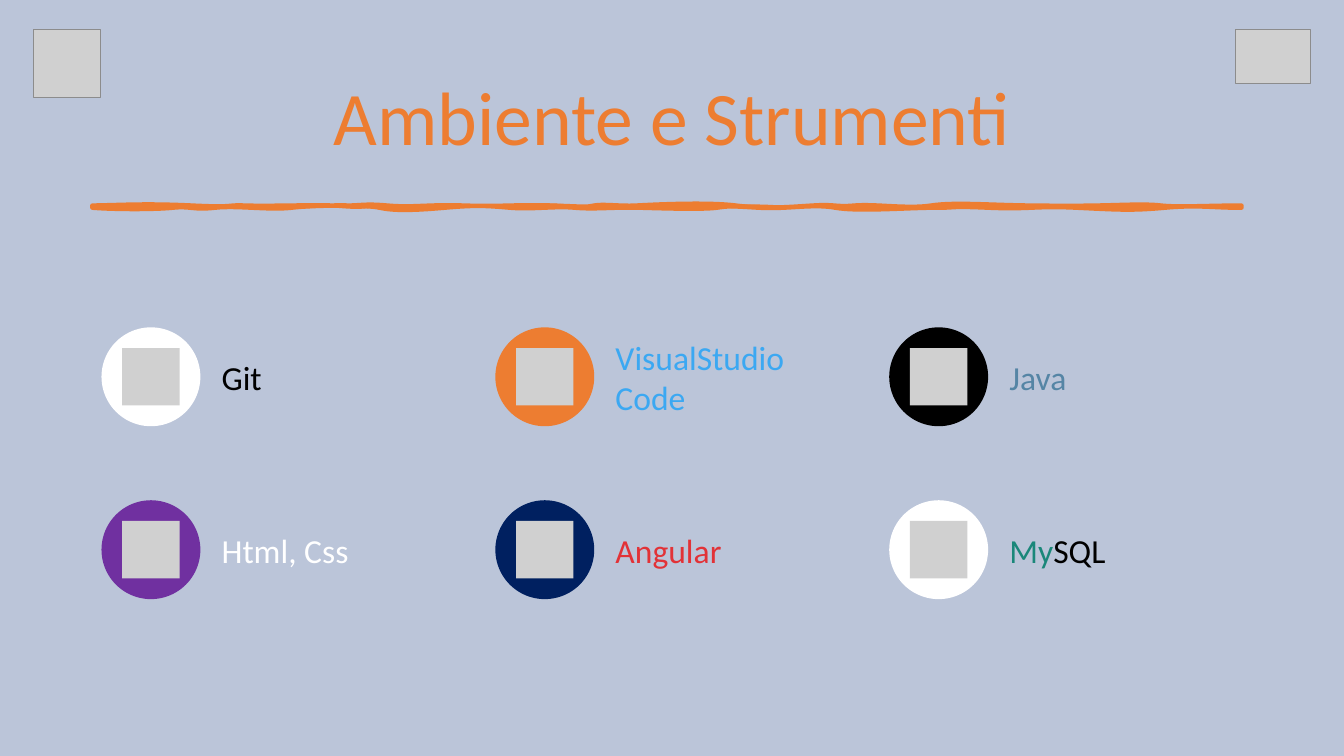
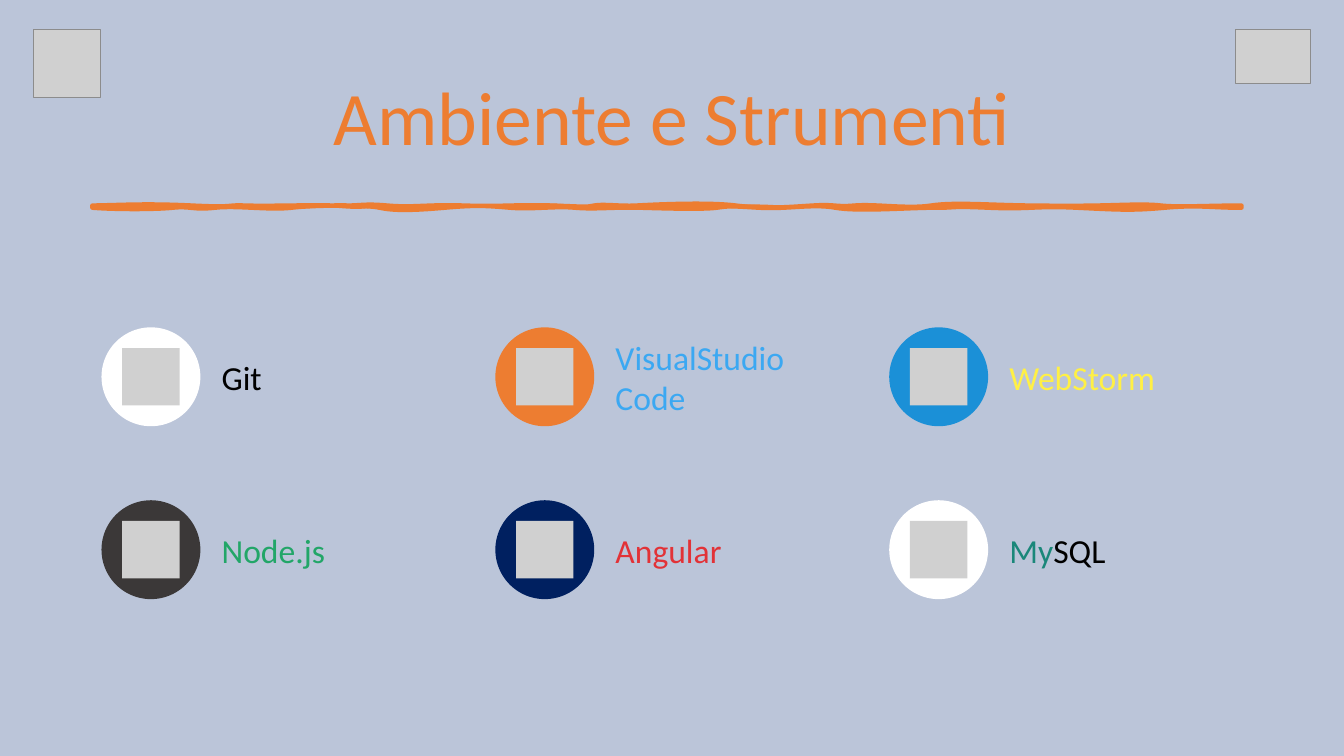
Before and after one commit to RiccardoBarbieri/iovoto, a slide deck: slide 9 of ioVoto.pptx. Drawn at 1344x756 pixels with LibreOffice and Linux fonts; fonts in the diff are those of the drawing; grey boxes stand for pictures. Boxes give left, top, right and bottom in pixels: in the first picture for what was removed or moved away, otherwise in the second. Text is boxed around its words. In the diff, an @@ line names an element or a change of style, - is before the commit and + after.

Commit message:
Presentazione semifinale

```diff
--- a/ioVoto.pptx
+++ b/ioVoto.pptx
@@ ellipse at (889,328,988,426): fill #000000 to #1B90D7 @@
@@ text at (1009,366,1155,390): text changed; text colour #5585A5 to #FFF045 @@
-Java
+WebStorm
@@ ellipse at (102,500,201,599): fill #7030A0 to #3B3838 @@
@@ text at (222,539,325,569): text changed; text colour #FFFFFF to #22A668 @@
-Html, Css
+Node.js
```
